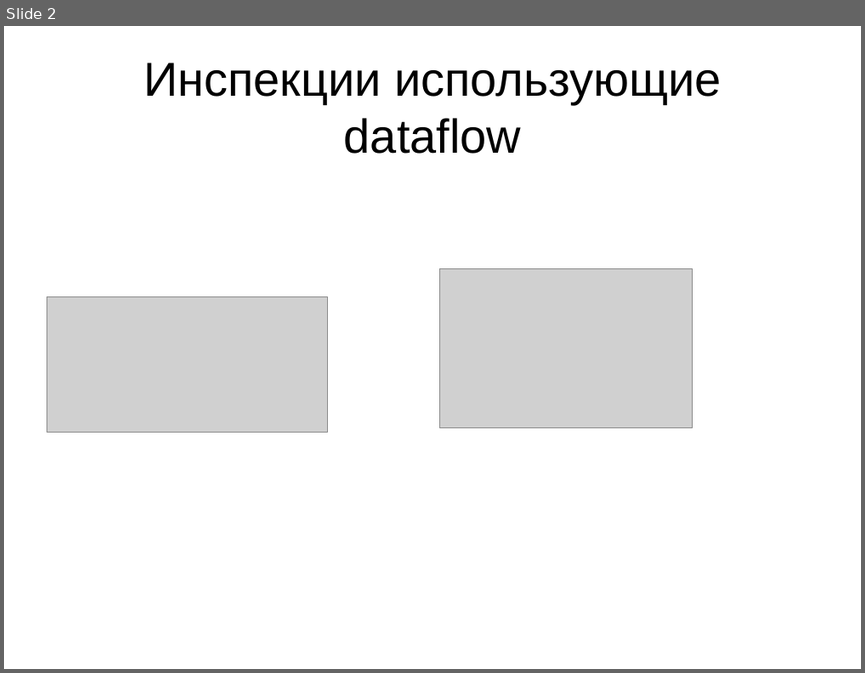
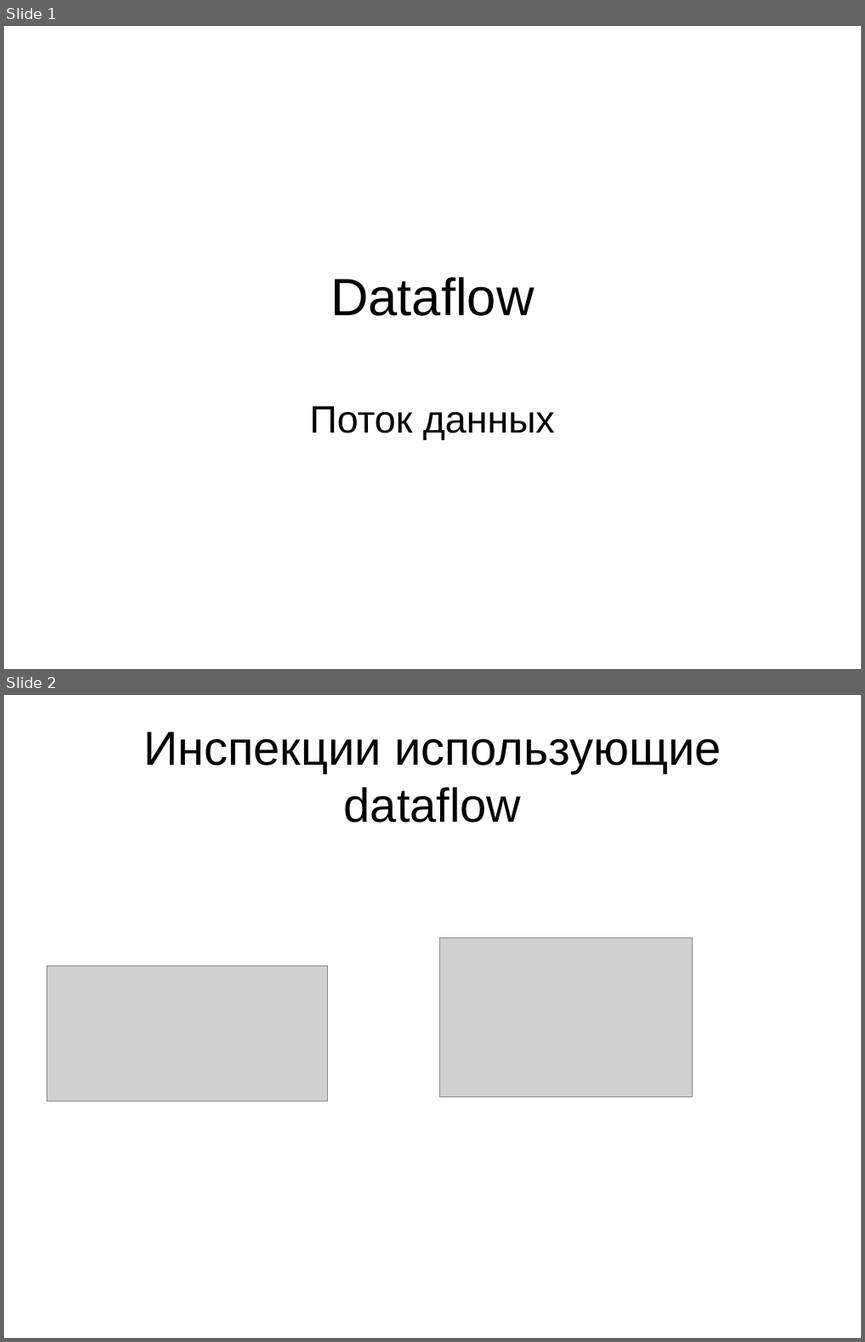
Before and after one commit to mazine/umk, a slide deck: presentations/Dataflow.ppt. Shown one above the other, each under a label of ours: slide 2 before the commit, slides 1 and 2 after it. The pictures are 865x673 and 865x1342 pixels, drawn with LibreOffice and Linux fonts; fonts in the diff are those of the drawing; grey boxes stand for pictures. Boxes give left, top, right and bottom in pixels: in the first picture for what was removed or moved away, otherwise in the second. Text is boxed around its words. In the diff, an @@ line names an element or a change of style, - is before the commit and + after.

```diff
--- a/presentations/Dataflow.ppt
+++ b/presentations/Dataflow.ppt
@@ slide 1 added at (x1=4, y1=26, x2=861, y2=669), background #FFFFFF @@
@@ title added at (x1=330, y1=277, x2=534, y2=316), 44 pt, text #000000 @@
+Dataflow
@@ subtitle added at (x1=310, y1=406, x2=555, y2=440), 32 pt, text #000000 @@
+Поток данных
```
Also in this commit, not shown: 1 slide changed, 7 other slides added, 1 slide removed, 1 other file.
